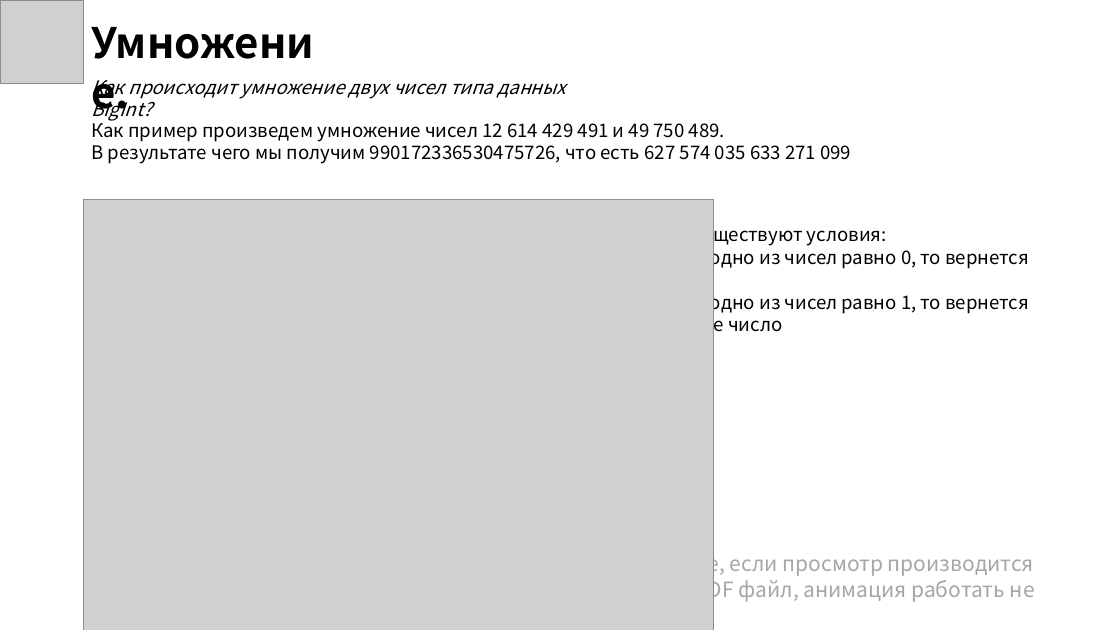
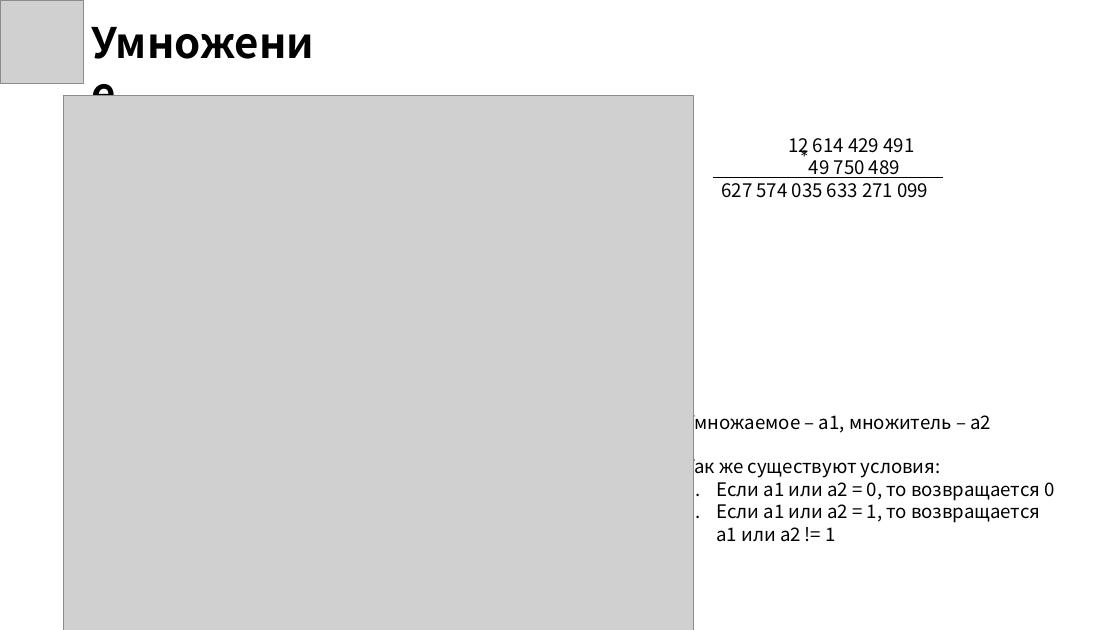
Before and after one commit to Elsium/ASD, a slide deck: slide 13 of presentation/presentation.pptx (slide 14 before the commit). Drawn at 1120x630 pixels with LibreOffice and Linux fonts; fonts in the diff are those of the drawing; grey boxes stand for pictures; background and template pictures are left out. Boxes give left, top, right and bottom in pixels: in the first picture for what was removed or moved away, otherwise in the second. Text is boxed around its words. In the diff, an @@ line names an element or a change of style, - is before the commit and + after.

```diff
--- a/presentation/presentation.pptx
+++ b/presentation/presentation.pptx
@@ text removed at [91,80,565,121] @@
-Как происходит умножение двух чисел типа данных BigInt?
@@ text at [241,83,345,98]: text changed @@
-Умножение.
+Умножение
@@ picture: place and size @@
-picture at [83,200,713,630]
+picture at [64,95,694,630]
@@ text at [721,138,928,198]: text changed @@
-Как пример произведем умножение чисел 12 614 429 491 и 49 750 489.
-В результате чего мы получим 990172336530475726, что есть 627 574 035 633 271 099
+12 614 429 491
+49 750 489
+627 574 035 633 271 099
@@ text added at [791,140,819,174], 18 pt, text #000000 @@
+*
@@ line added from (713, 177) to (944, 177), #000000 0.5 pt @@
@@ text "Умножаемое – a1, множитель – ...": place and size @@
-text "Умножаемое – a1, множитель – ..." at [694,222,1028,332]
+text "Умножаемое – a1, множитель – ..." at [685,409,1054,542]
@@ text at [685,409,991,434]: paragraph added @@
+Умножаемое – a1, множитель – a2
@@ text at [716,477,1054,542]: text changed @@
-1. Если одно из чисел равно 0, то вернется 0
-2. Если одно из чисел равно 1, то вернется другое число
+1. Если a1 или a2 = 0, то возвращается 0
+2. Если a1 или a2 = 1, то возвращается
+   a1 или a2 != 1
@@ text removed at [649,551,1035,602] @@
-В случае, если просмотр производится через PDF файл, анимация работать не будет.
```
Also in this commit, not shown: 15 other slides changed, 3 slides added, 4 slides removed, 4 other files.
